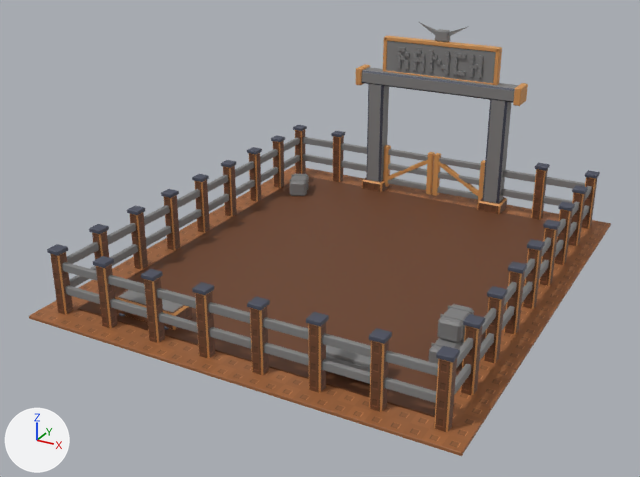
A saved change to the FBX model models/CannonTame/Lobby/Ranch/Ranch.fbx.
Both versions are drawn from a camera (50 mm lens) standing at (23.8, -47.7, 25.5) and looking at (-1.0, -2.5, 2.9). Lighting does not change. The marker at lower left points along +X, +Y and +Z. The older version comes first. Vertices at exactly the same position are counted once.

Objects in the first picture: 'Ranch', 'Ranch_Floor', 'Ranch_GateL', 'Ranch_GateR'.
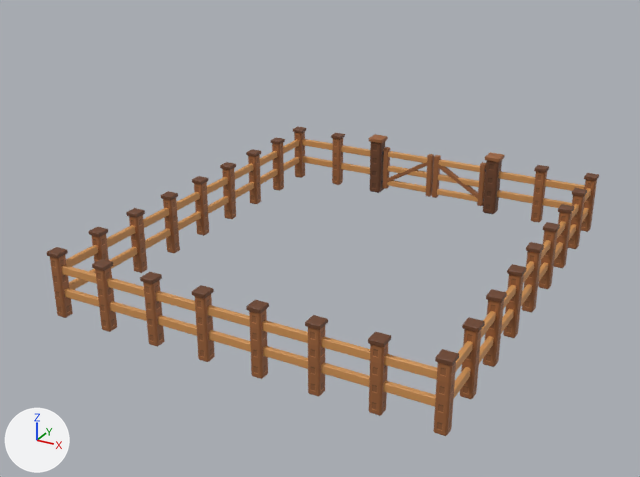
The change, as a diff of the scene's bpy script:
```diff
--- a/models/CannonTame/Lobby/Ranch/Ranch.fbx.py
+++ b/models/CannonTame/Lobby/Ranch/Ranch.fbx.py
@@ me_ranch @@
 # used by ob_ranch; location = (0.0, 0.0, 0.0)
-me_ranch.from_pydata(...)  # 6890 vertices, 7092 faces; spans x -12.4..12.4, y -14.4..15.3, z 0.0..13.8
+me_ranch.from_pydata(...)  # 3664 vertices, 3820 faces; spans x -12.4..12.4, y -14.5..14.5, z 0.0..4.6
+# me_ranch part 1: the loose piece of 24 vertices spanning x 11.6..12.4, y -14.4..-13.6, z 4.1..4.4 is moved by (0.0, -0.1, -0.2)
+# me_ranch part 2: the loose piece of 24 vertices spanning x 11.6..12.4, y -10.9..-10.1, z 4.1..4.4 is moved by (0.0, -0.1, -0.2)
+# me_ranch part 3: the loose piece of 24 vertices spanning x 11.6..12.4, y -7.4..-6.6, z 4.1..4.4 is moved by (0.0, -0.1, -0.2)
+# me_ranch part 4: the loose piece of 24 vertices spanning x 11.6..12.4, y -3.9..-3.1, z 4.1..4.4 is moved by (0.0, -0.1, -0.2)
+# me_ranch part 5: the loose piece of 24 vertices spanning x 11.6..12.4, y -0.4..0.4, z 4.1..4.4 is moved by (0.0, -0.1, -0.2)
+# me_ranch part 6: the loose piece of 24 vertices spanning x 11.6..12.4, y 3.1..3.9, z 4.1..4.4 is moved by (0.0, -0.1, -0.2)
+# me_ranch part 7: the loose piece of 24 vertices spanning x 11.6..12.4, y 6.6..7.4, z 4.1..4.4 is moved by (0.0, -0.1, -0.2)
+# me_ranch part 8: the loose piece of 24 vertices spanning x 11.6..12.4, y 10.1..10.9, z 4.1..4.4 is moved by (0.0, -0.1, -0.2)
+# me_ranch part 9: the loose piece of 24 vertices spanning x 11.6..12.4, y 13.6..14.4, z 4.1..4.4 is moved by (0.0, -0.1, -0.2)
+# me_ranch part 10: the loose piece of 24 vertices spanning x 8.1..9.0, y -14.4..-13.6, z 4.1..4.4 is moved by (0.0, -0.1, -0.2)
+# me_ranch part 11: the loose piece of 24 vertices spanning x 8.0..8.8, y 13.6..14.4, z 4.1..4.4 is moved by (0.0, -0.1, -0.2)
+# me_ranch part 12: the loose piece of 824 vertices spanning x -12.2..12.2, y -14.2..14.2, z 1.5..2.0 is moved by (0.0, -0.1, -0.1)
+# me_ranch part 13: the loose piece of 824 vertices spanning x -12.2..12.2, y -14.2..14.2, z 3.0..3.5 is moved by (0.0, -0.1, -0.1)
+# me_ranch part 14: the loose piece of 24 vertices spanning x -5.2..-4.6, y 14.7..15.2, z 5.8..5.9 is scaled about its middle by (2.05, 2.05, 2.14), then moved by (0.1, -1.0, -1.4)
+# me_ranch part 15: the loose piece of 24 vertices spanning x 4.6..5.2, y 14.7..15.2, z 5.8..5.9 is scaled about its middle by (2.05, 2.05, 2.14), then moved by (-0.1, -1.0, -1.4)
+# me_ranch part 16: 143 loose pieces with 2918 vertices, spanning x -10.8..10.7, y -13.0..15.3, z 0.0..13.8, are deleted
+# me_ranch part 17: 75 vertices moved within x -12.3..12.3, y -14.3..14.4, z 0.1..4.2; 1906 vertices removed from x -12.4..12.4, y -14.4..14.9, z 0.0..9.1; 1598 vertices added at x -12.4..12.4, y -14.5..14.4, z 0.0..4.3
 me_ranch.materials.append(mat_ranch_mat)
@@ ob_ranch_floor @@
-ob_ranch_floor = bpy.data.objects.new('Ranch_Floor', me_ranch_floor)
-ob_ranch_floor.location = (0.0, 0.0, 0.0)
```

Where the change shows, as pixel boxes [x1, y1, x2, y2] in the pictures (640 x 477 px; the box of a moved part takes in the faces that stretch with it):
'Ranch_Floor', deleted (brown): before [29, 166, 611, 456]
'Ranch', reshaped (25% shorter): before [47, 22, 600, 432]; after [47, 127, 599, 436]
part 1 of me_ranch, moved or reshaped: before [436, 346, 460, 362]; after [435, 349, 459, 366]
part 2 of me_ranch, moved or reshaped: before [463, 314, 485, 329]; after [462, 317, 485, 332]
part 3 of me_ranch, moved or reshaped: before [487, 286, 508, 300]; after [486, 289, 507, 303]
part 4 of me_ranch, moved or reshaped: before [508, 261, 527, 274]; after [507, 264, 527, 277]
part 5 of me_ranch, moved or reshaped: before [527, 239, 545, 250]; after [526, 242, 544, 253]
part 6 of me_ranch, moved or reshaped: before [543, 219, 561, 230]; after [543, 222, 560, 233]
part 7 of me_ranch, moved or reshaped: before [558, 202, 575, 211]; after [558, 204, 574, 214]
part 8 of me_ranch, moved or reshaped: before [572, 185, 588, 194]; after [572, 188, 587, 197]
part 9 of me_ranch, moved or reshaped: before [585, 170, 600, 179]; after [584, 173, 599, 181]
part 10 of me_ranch, moved or reshaped: before [369, 328, 392, 344]; after [368, 332, 391, 347]
part 11 of me_ranch, moved or reshaped: before [535, 163, 550, 171]; after [534, 165, 549, 173]
part 12 of me_ranch, moved or reshaped: before [65, 154, 589, 403]; after [64, 156, 589, 407]
part 13 of me_ranch, moved or reshaped: before [62, 137, 592, 376]; after [61, 139, 591, 380]
part 14 of me_ranch, moved or reshaped (not visible before): after [369, 134, 388, 143]
part 15 of me_ranch, moved or reshaped (not visible before): after [485, 152, 504, 162]
part 16 of me_ranch, deleted: before [115, 22, 528, 372]
part 17 of me_ranch, moved or reshaped: before [47, 83, 597, 432]; after [47, 127, 597, 436]
